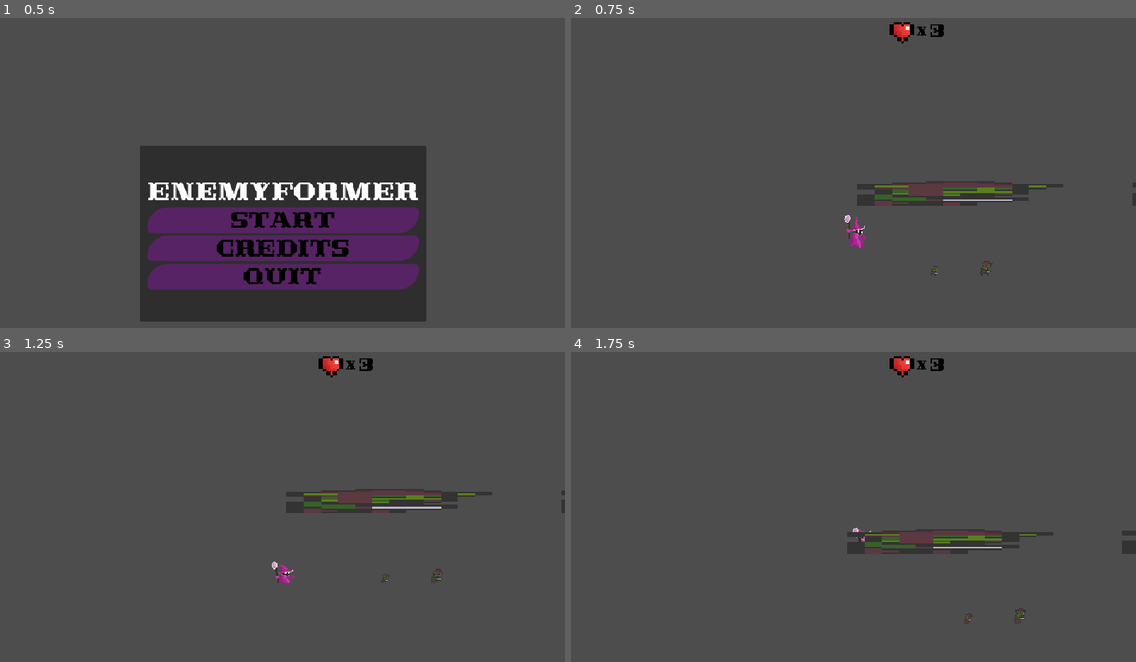
Above: before the commit, frames 1-4 (two rows, left to right).
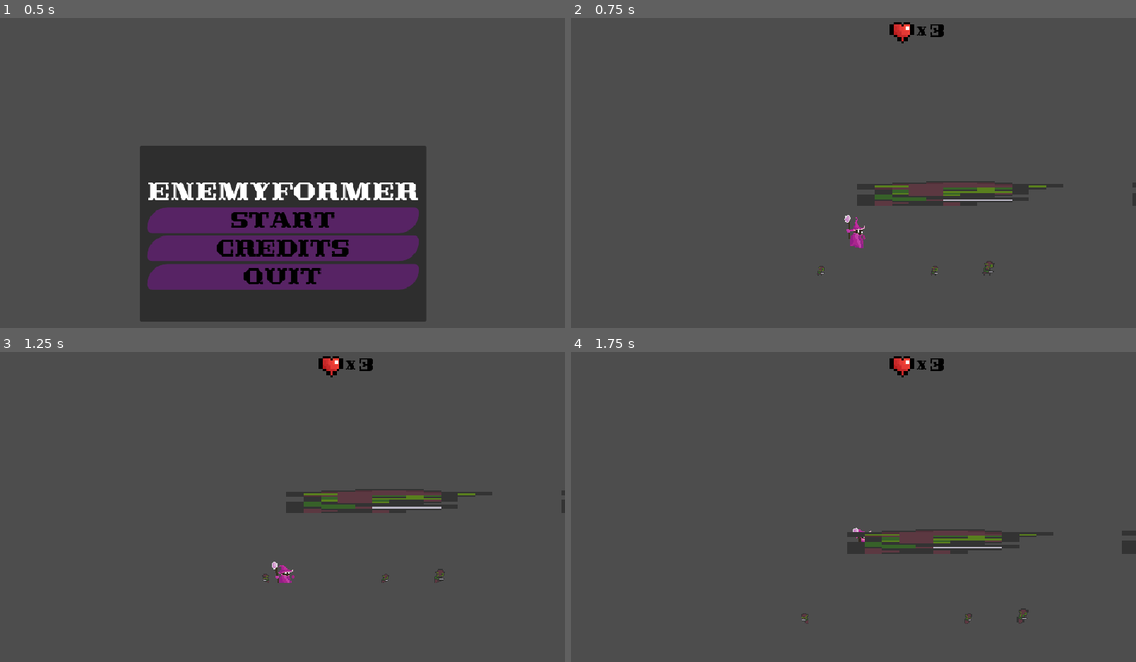
Above: after the commit, the same moments.

Repository: RodrigoGR10/Taller_de_videojuegos
Game: Godot game, scene res://Escenas/UI/main_menu.tscn
Two runs of this game, one before a commit and one after it. Both use one fixed random seed, a clock stepped at 60 frames per second and the inputs below.
Inputs:
- Up to frame 1 (0.5 s): no input
- Up to frame 2 (0.75 s): click "Start" at 0.5 s
- Up to frame 3 (1.25 s): no input
- Up to frame 4 (1.75 s): hold D (mover_derecha) from 1.28 s (still down); tap Space (saltar) at 1.35, 1.52 s

Frame 1 is identical in both runs. In frame 2, less than 0.1% of the frame differs, in the area x 43-75%, y 78-84%; in frame 3, less than 0.1%; in frame 4, less than 0.1%, in the area x 40-81%, y 82-88%.

Commit message:
Arreglado bug con doble salto
Tener más de 1 salto extra permitía saltar de nuevo sin tener que tocar el piso

Diff:
--- a/Juego/Escenas/juego.tscn
+++ b/Juego/Escenas/juego.tscn
@@ -10,7 +10,7 @@
 [node name="Juego" type="Node2D"]
 
 [node name="Enemy" parent="." instance=ExtResource("4_n77xa")]
-position = Vector2(295, 325)
+position = Vector2(299, 324)
 scale = Vector2(1.5, 1.5)
 
 [node name="Mapa" type="Node2D" parent="."]
@@ -34,3 +34,6 @@
 
 [node name="Enemy2" parent="." instance=ExtResource("4_n77xa")]
 position = Vector2(213, 327)
+
+[node name="Enemy3" parent="." instance=ExtResource("4_n77xa")]
+position = Vector2(32, 334)
--- a/Juego/Scripts/Player.gd
+++ b/Juego/Scripts/Player.gd
@@ -11,6 +11,7 @@
 @export var run_count = 0
 @export var extra_jump = false
 @export var jump_count = 0
+@export var was_on_floor = true
 
 @onready var mage: Sprite2D = $Mage
 @onready var animation_player: AnimationPlayer = $AnimationPlayer
@@ -24,11 +25,13 @@
 @onready var enemy: Enemy = $"../Enemy"
 @onready var vida_jugador: Label = $Puntuacion/Vida_Jugador
 @onready var enemy_2: Enemy = $"../Enemy2"
+@onready var enemy_3: Enemy = $"../Enemy3"
 
 func _ready() -> void:
 	Engine.time_scale = 1
 	enemy.muerte.connect(_on_body_contact)
 	enemy_2.muerte.connect(_on_jump_enemy_contact)
+	enemy_3.muerte.connect(_on_jump_enemy_contact)
 
 func _on_body_contact():
 	run = true
@@ -40,13 +43,14 @@
 	extra_jump = true
 	jump_count += 1
 	Debug.log("Double jump:" + str(extra_jump))
-	Debug.log("Extra jump:" + str(jump_count))
+	Debug.log("Extra jumps:" + str(jump_count))
 
 
 func _physics_process(delta: float) -> void:
 	if not is_on_floor():
 		velocity.y += gravity * delta
-		if jump_count != 0 and extra_jump == true and Input.is_action_just_pressed("saltar"):
+		if was_on_floor == true and jump_count != 0 and extra_jump == true and Input.is_action_just_pressed("saltar"):
+			was_on_floor = false
 			velocity.y = 0
 			await get_tree().create_timer(0.01).timeout
 			velocity.y = -jump_speed
@@ -55,6 +59,8 @@
 				extra_jump = false
 				Debug.log("No more jumps")
 			Debug.log(jump_count)
+	else:
+		was_on_floor = true
 
 	if Input.is_action_just_pressed("bajar"):
 		velocity.y = +jump_speed/4
